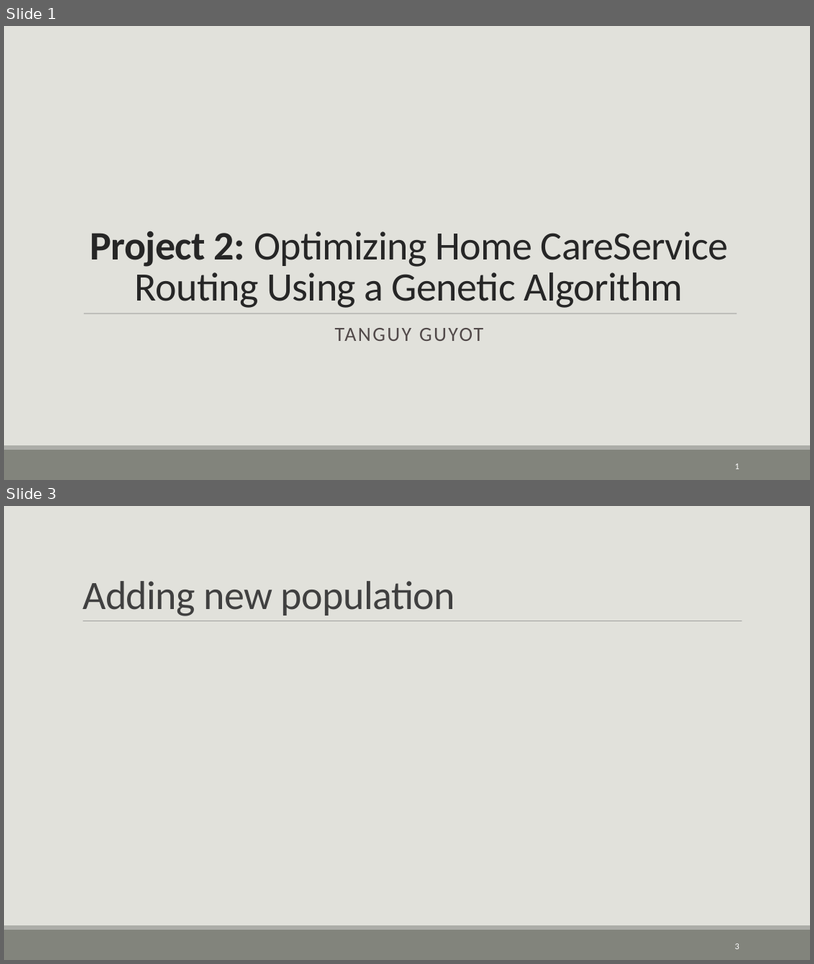
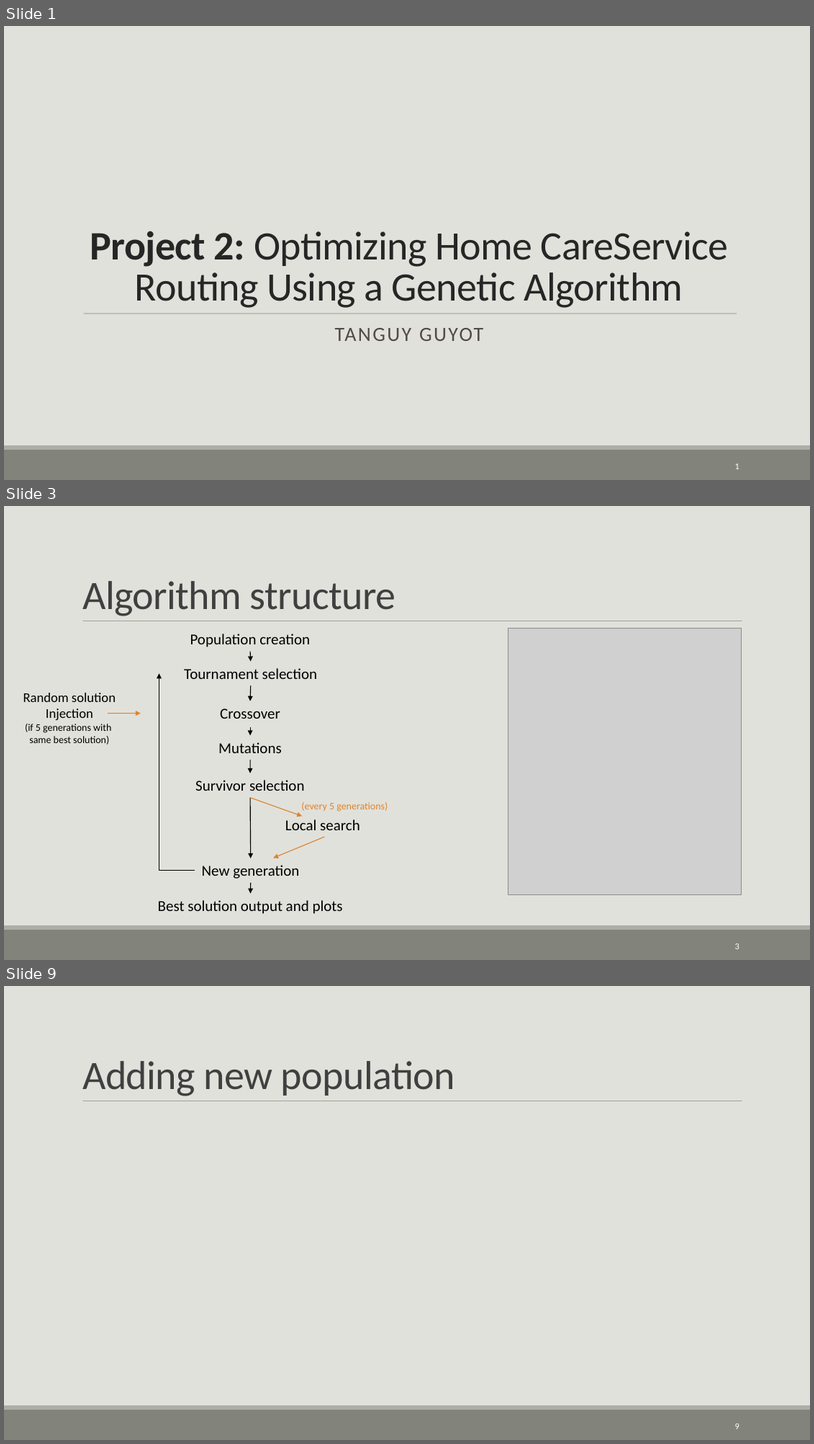
Before and after one commit to tanguyguyot/project2-bioai, a slide deck: files for project 2/presentation.odp. Shown one above the other, each under a label of ours: slides 1 and 3 before the commit, slides 1, 3 and 9 after it; the slides between them are not shown. The pictures are 814x964 and 814x1444 pixels, drawn with LibreOffice and Linux fonts; fonts in the diff are those of the drawing; grey boxes stand for pictures. Boxes give left, top, right and bottom in pixels: in the first picture for what was removed or moved away, otherwise in the second. Text is boxed around its words. In the diff, an @@ line names an element or a change of style, - is before the commit and + after.

```diff
--- a/files for project 2/presentation.odp
+++ b/files for project 2/presentation.odp
@@ slide 3 added at box(4, 506, 810, 960), background #E1E1DB; not listed: 3 template elements that a slide beside it also shows @@
@@ title added at box(82, 581, 396, 616), 48 pt, text #404040 @@
+Algorithm structure
@@ text added at box(190, 633, 310, 647), 18 pt, text #000000 @@
+Population creation
@@ picture added at box(509, 628, 742, 894) @@
@@ arrow added from (250, 651) to (251, 662), #000000 0.99 pt @@
@@ elbow arrow added from (195, 870) to (160, 674), #000000 0.99 pt @@
@@ text added at box(184, 668, 318, 679), 18 pt, text #000000 @@
+Tournament selection
@@ text added at box(23, 692, 116, 744), 12 pt, text #000000 @@
+Random solution
+Injection
+(if 5 generations with
+same best solution)
@@ arrow added from (251, 686) to (250, 701), #000000 0.99 pt @@
@@ arrow added from (108, 713) to (141, 713), #DB8631 0.99 pt @@
@@ text added at box(220, 708, 280, 718), 18 pt, text #000000 @@
+Crossover
@@ text added at box(219, 742, 282, 753), 18 pt, text #000000 @@
+Mutations
@@ arrow added from (250, 727) to (250, 735), #000000 0.99 pt @@
@@ arrow added from (250, 759) to (250, 773), #000000 0.99 pt @@
@@ text added at box(196, 780, 305, 790), 18 pt, text #000000 @@
+Survivor selection
@@ arrow added from (250, 798) to (251, 858), #000000 0.99 pt @@
@@ arrow added from (250, 798) to (302, 816), #DB8631 0.99 pt @@
@@ text added at box(301, 802, 388, 811), 12 pt, text #DB8631 @@
+(every 5 generations)
@@ text added at box(286, 819, 360, 830), 18 pt, text #000000 @@
+Local search
@@ arrow added from (324, 836) to (273, 857), #DB8631 0.99 pt @@
@@ text added at box(202, 865, 299, 878), 18 pt, text #000000 @@
+New generation
@@ arrow added from (251, 883) to (251, 893), #000000 0.99 pt @@
@@ text added at box(158, 900, 343, 914), 18 pt, text #000000 @@
+Best solution output and plots
@@ page number added at box(736, 943, 740, 949), 10.5 pt, text #FFFFFF @@
+3
@@ what was slide 3 is now slide 9 @@
@@ page number at box(736, 1423, 740, 1429): text changed @@
-3
+9
```
Also in this commit, not shown: 2 slides changed, 7 other slides added, 2 slides removed, 24 other files.
